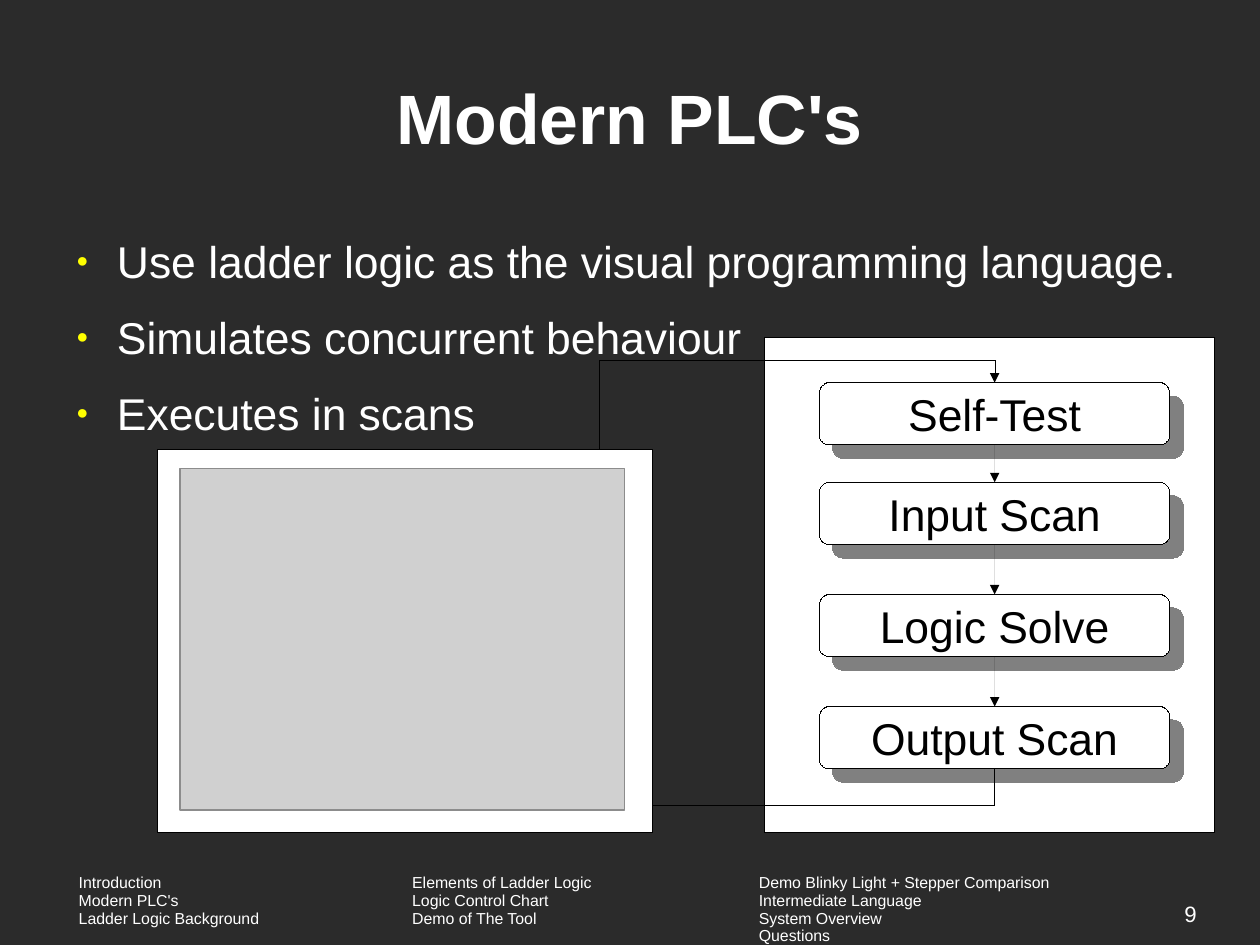
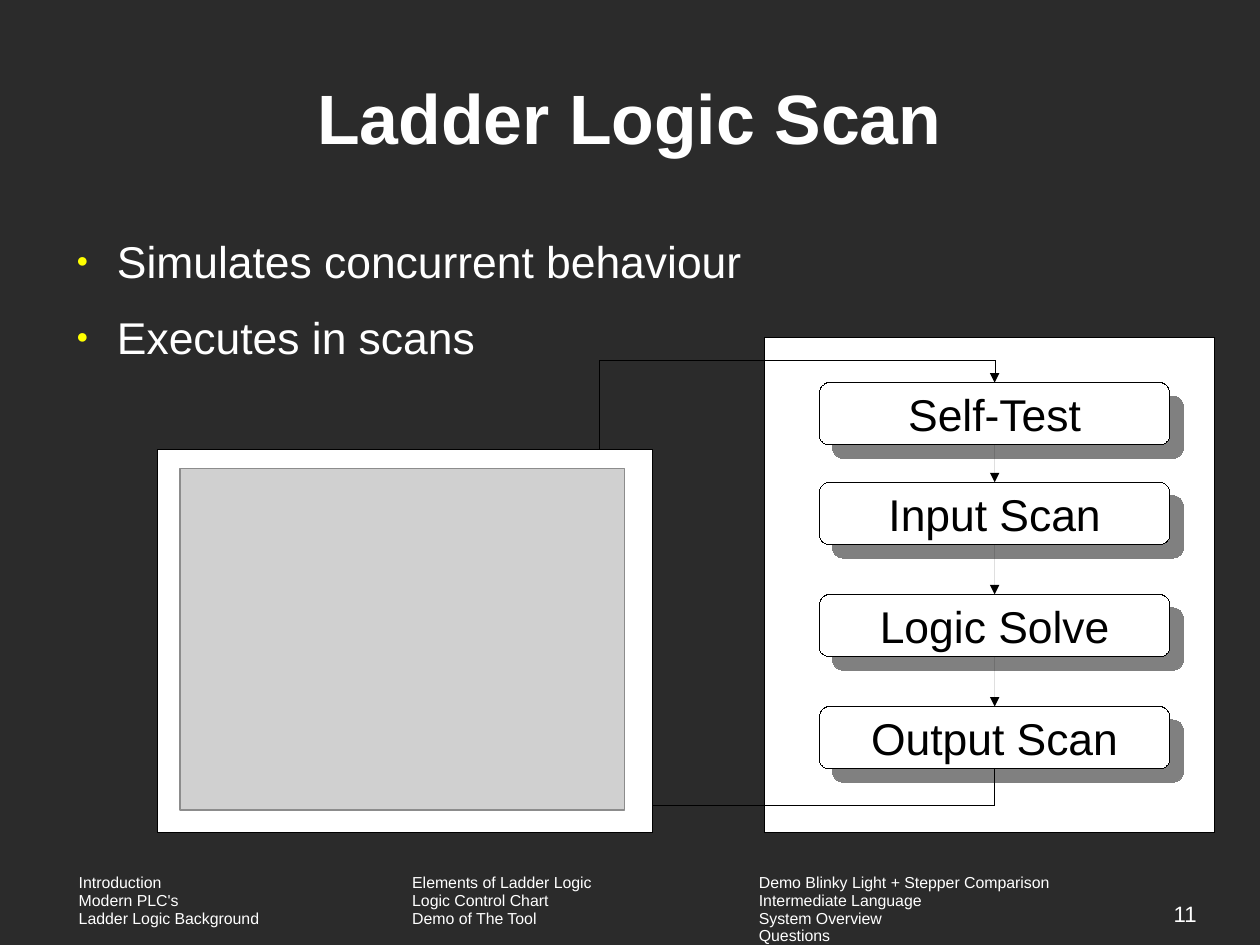
Before and after one commit to vortex-5/plcthesis, a slide deck: slide 11 of presentation/defense.odp (slide 9 before the commit). Drawn at 1260x945 pixels with LibreOffice and Linux fonts; fonts in the diff are those of the drawing; grey boxes stand for pictures; background and template pictures are left out; a plain dark background stands for a picture behind light text. Boxes give left, top, right and bottom in pixels: in the first picture for what was removed or moved away, otherwise in the second. Text is boxed around its words. In the diff, an @@ line names an element or a change of style, - is before the commit and + after.

```diff
--- a/presentation/defense.odp
+++ b/presentation/defense.odp
@@ title at (317, 93, 942, 157): text changed @@
-Modern PLC's
+Ladder Logic Scan
@@ text at (117, 245, 1176, 287): paragraph removed @@
-● Use ladder logic as the visual programming language.
@@ page number at (1174, 906, 1197, 922): text changed @@
-9
+11
```
Also in this commit, not shown: 2 slides added.
